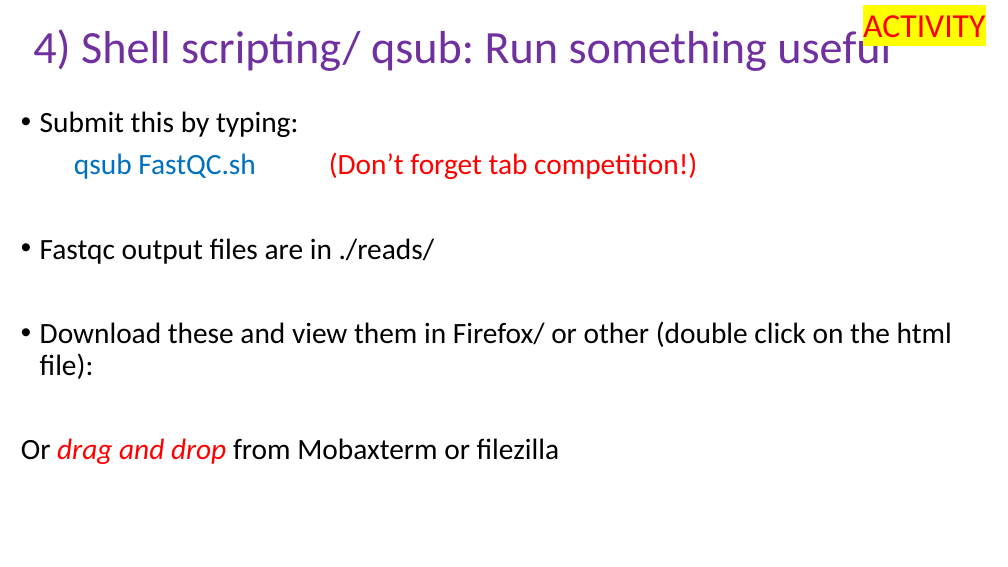
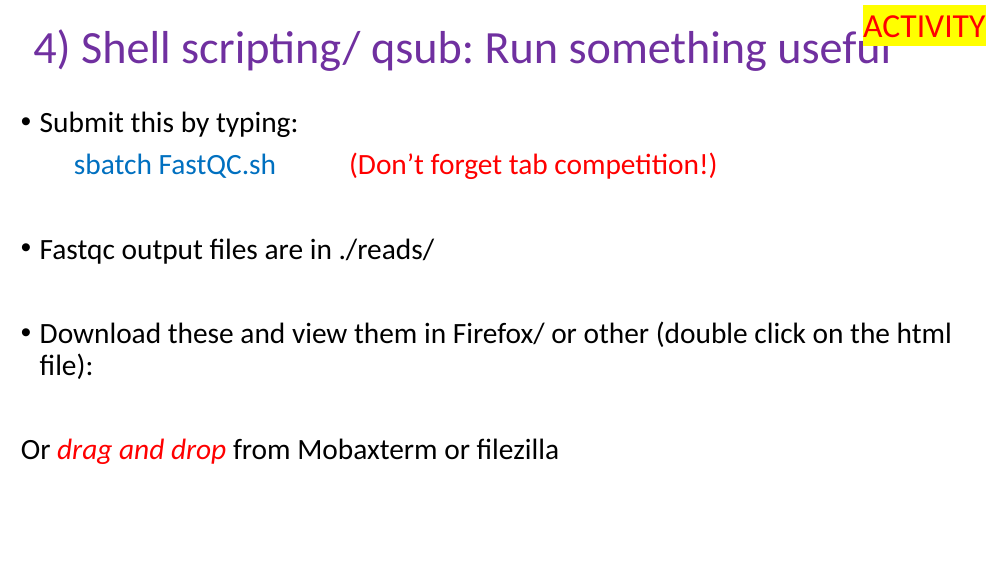
Before and after one commit to peterthorpe5/genome_assembly_workshop, a slide deck: slide 6 of powerpoint/6_assembly.pptx. Drawn at 1008x567 pixels with LibreOffice and Linux fonts; fonts in the diff are those of the drawing. Boxes give left, top, right and bottom in pixels: in the first picture for what was removed or moved away, otherwise in the second. Text is boxed around its words. In the diff, an @@ line names an element or a change of style, - is before the commit and + after.

```diff
--- a/powerpoint/6_assembly.pptx
+++ b/powerpoint/6_assembly.pptx
@@ text at [74, 152, 717, 179]: text changed @@
-qsub FastQC.sh (Don’t forget tab competition!)
+sbatch FastQC.sh (Don’t forget tab competition!)
```
Also in this commit, not shown: 12 other slides changed, 23 other files.
